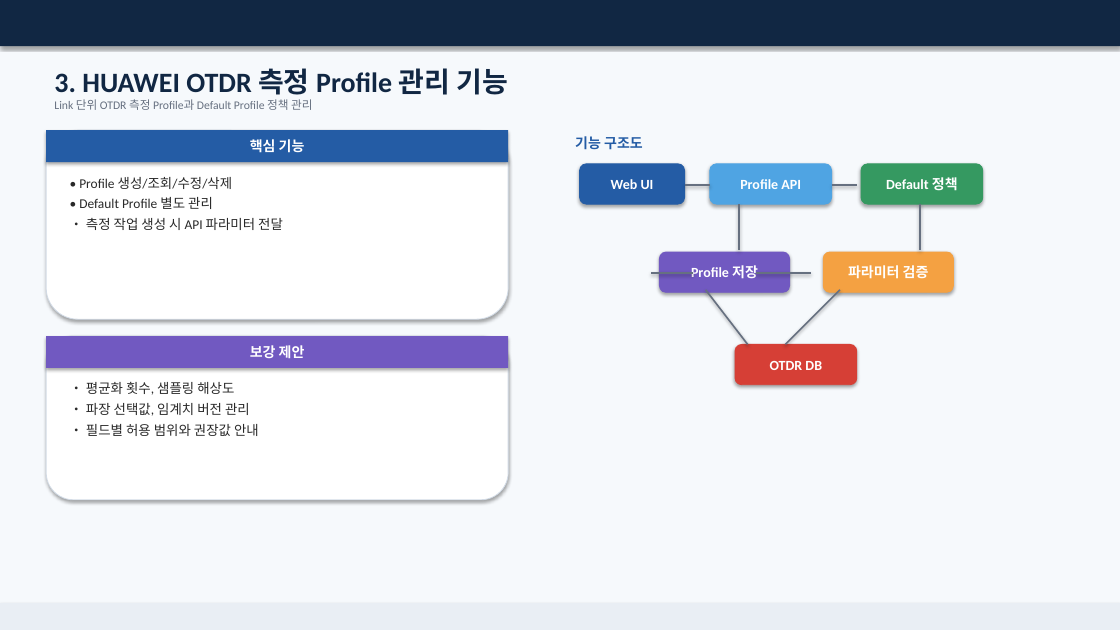
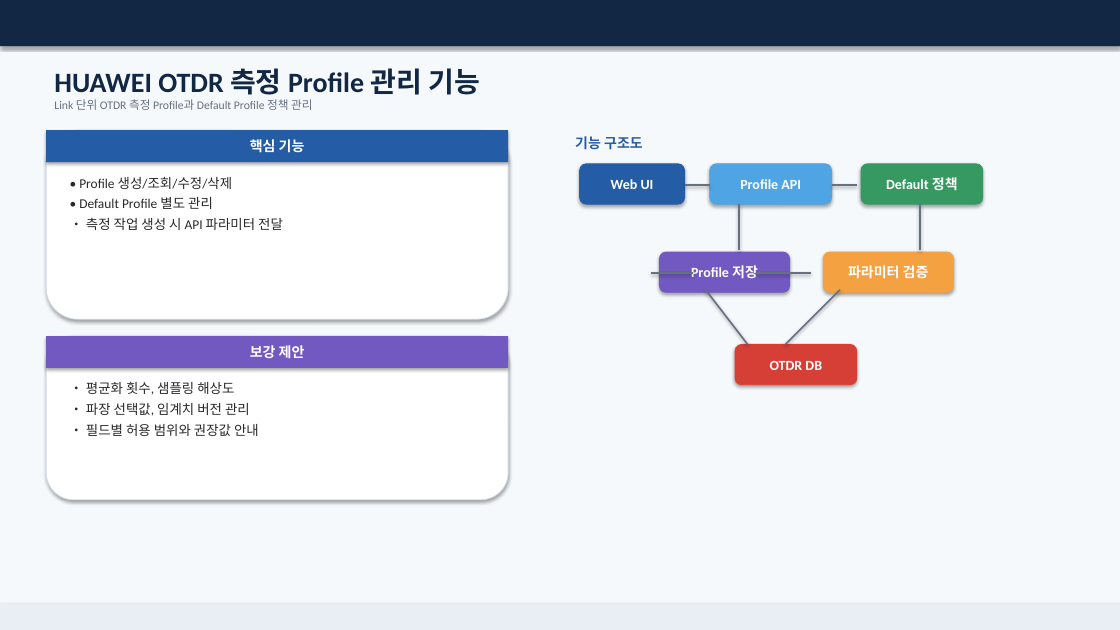
Before and after one commit to gmncreat/project-plan, a slide deck: slide 3 of output/SKT_OTDR_선로품질관리시스템_고도화_개발계획서_최종.pptx. Drawn at 1120x630 pixels with LibreOffice and Linux fonts; fonts in the diff are those of the drawing. Boxes give left, top, right and bottom in pixels: in the first picture for what was removed or moved away, otherwise in the second. Text is boxed around its words. In the diff, an @@ line names an element or a change of style, - is before the commit and + after.

```diff
--- a/output/SKT_OTDR_선로품질관리시스템_고도화_개발계획서_최종.pptx
+++ b/output/SKT_OTDR_선로품질관리시스템_고도화_개발계획서_최종.pptx
@@ text at box(54, 68, 480, 100): text changed @@
-3. HUAWEI OTDR 측정 Profile 관리 기능
+HUAWEI OTDR 측정 Profile 관리 기능
```
Also in this commit, not shown: 10 other slides changed, 1 other file.
